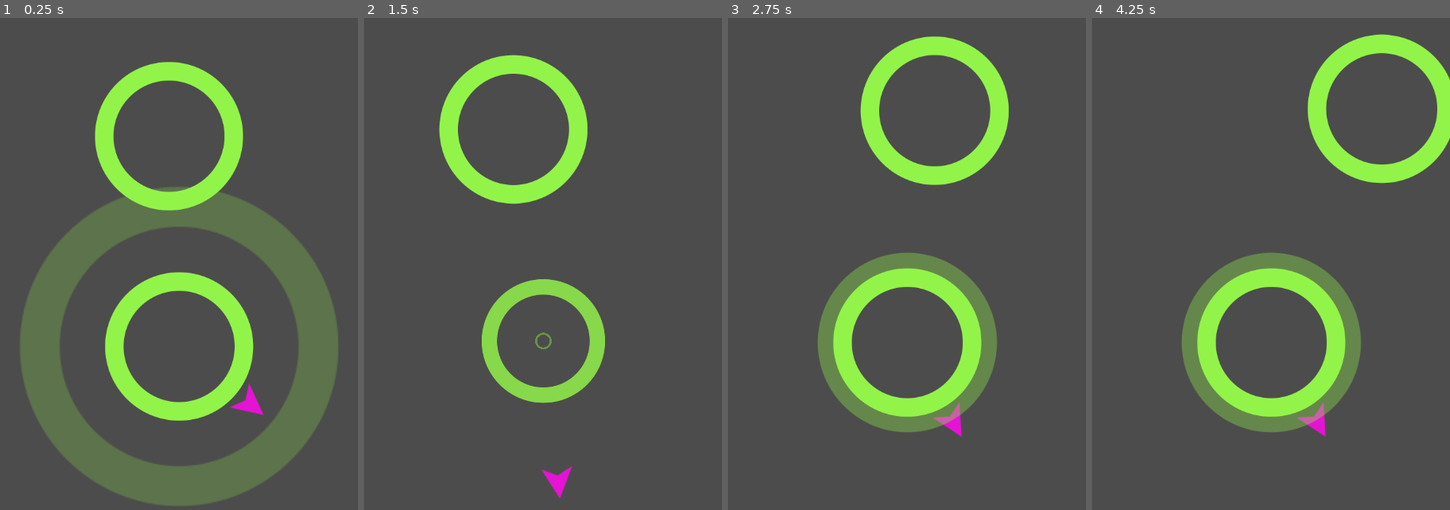
Above: before the commit, frames 1-4 (left to right).
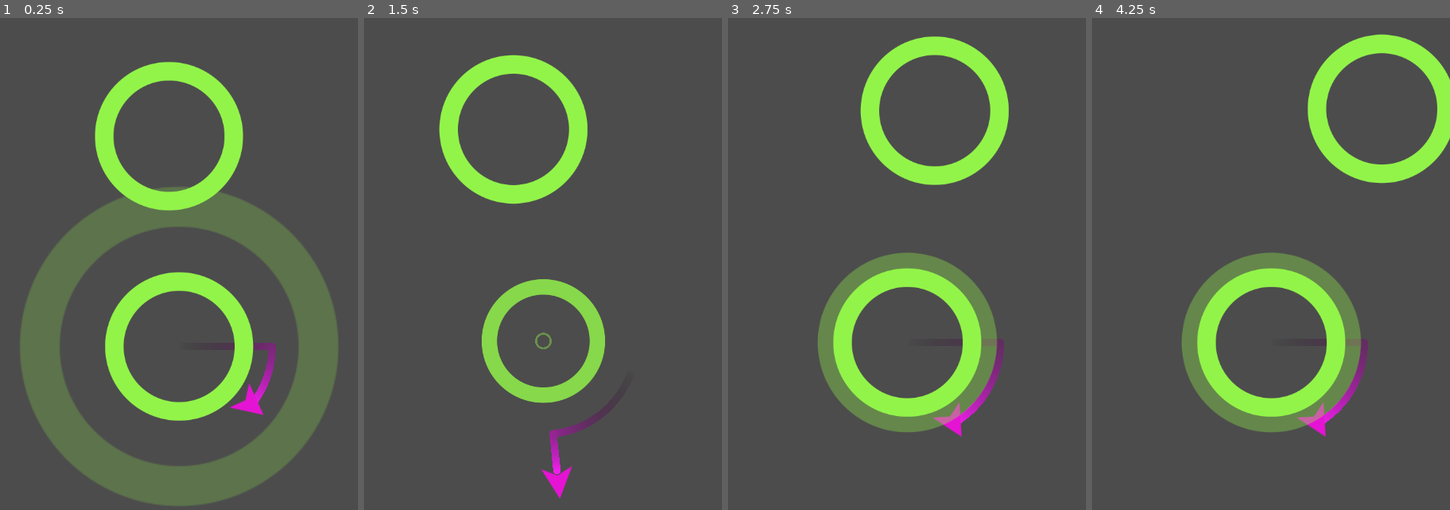
Above: after the commit, the same moments.

Repository: jagc/circleJump
Game: Godot game, scene res://objects/main.tscn
Two runs of this game, one before a commit and one after it. Both use one fixed random seed, a clock stepped at 60 frames per second and the inputs below.
Inputs (mouse positions are in pixels of both pictures, inside the frame that each line leads up to):
- Up to frame 1 (0.25 s): no input
- Up to frame 2 (1.5 s): move the mouse to (621, 160) at 0.52 s; click (621, 160) at 0.67 s; move the mouse to (471, 224) at 1.27 s; click (471, 224) at 1.42 s
- Up to frame 3 (2.75 s): move the mouse to (942, 52) at 2.02 s; click (942, 52) at 2.17 s
- Up to frame 4 (4.25 s): move the mouse to (1253, 318) at 2.77 s; click (1253, 318) at 2.92 s; move the mouse to (1378, 288) at 3.52 s; click (1378, 288) at 3.67 s

The runs differ from the first frame. In frame 1, 0.3% of the frame differs, in the area x 65-78%, y 66-79%; in frame 2, 0.4%; in frame 3, 0.4%, in the area x 64-78%, y 65-83%; in frame 4, 0.4%.

Commit message:
added jumper trail points

Diff:
--- a/objects/jumper.tscn
+++ b/objects/jumper.tscn
@@ -10,6 +10,9 @@
 
 [sub_resource type="SegmentShape2D" id=2]
 b = Vector2( 714.365, 0.497272 )
+
+[sub_resource type="Gradient" id=3]
+colors = PoolColorArray( 0, 0, 0, 0, 0.9375, 0.124512, 0.924797, 1 )
 
 [node name="jumper" type="Area2D"]
 script = ExtResource( 1 )
@@ -25,6 +28,7 @@
 [node name="VisibilityNotifier2D" type="VisibilityNotifier2D" parent="."]
 
 [node name="ColorRect" type="ColorRect" parent="."]
+editor/display_folded = true
 visible = false
 margin_left = 20.9887
 margin_top = -0.916218
@@ -36,5 +40,15 @@
 [node name="CollisionShape2D" type="CollisionShape2D" parent="ColorRect/Area2D"]
 position = Vector2( 0, 0.489288 )
 shape = SubResource( 2 )
+
+[node name="trail" type="Node" parent="."]
+
+[node name="points" type="Line2D" parent="trail"]
+z_index = -1
+gradient = SubResource( 3 )
+texture_mode = 1157496317
+joint_mode = 2
+begin_cap_mode = 2
+end_cap_mode = 2
 [connection signal="area_entered" from="." to="." method="_on_jumper_area_entered"]
 [connection signal="viewport_exited" from="VisibilityNotifier2D" to="." method="_on_VisibilityNotifier2D_viewport_exited"]
--- a/scripts/jumper.gd
+++ b/scripts/jumper.gd
@@ -2,9 +2,12 @@
 
 signal captured
 
+onready var trail = $trail/points
+
 var velocity = Vector2(100, 0) # start value for testing
 var jumpSpeed = 1000
 var target = null # if we're on a circle
+var trailLength = 25
 
 func _unhandled_input(event):
 	if target and event is InputEventScreenTouch and event.pressed:
@@ -28,6 +31,10 @@
 	emit_signal("captured", area, is_rotatingClockwise)
 
 func _physics_process(delta):
+	if trail.points.size() > trailLength:
+		trail.remove_point(0)
+	trail.add_point(position)
+
 	if target:
 		transform = target.orbitPosition.global_transform
 	else:
Not shown: 1 places in objects/jumper.tscn that only renumber resources
